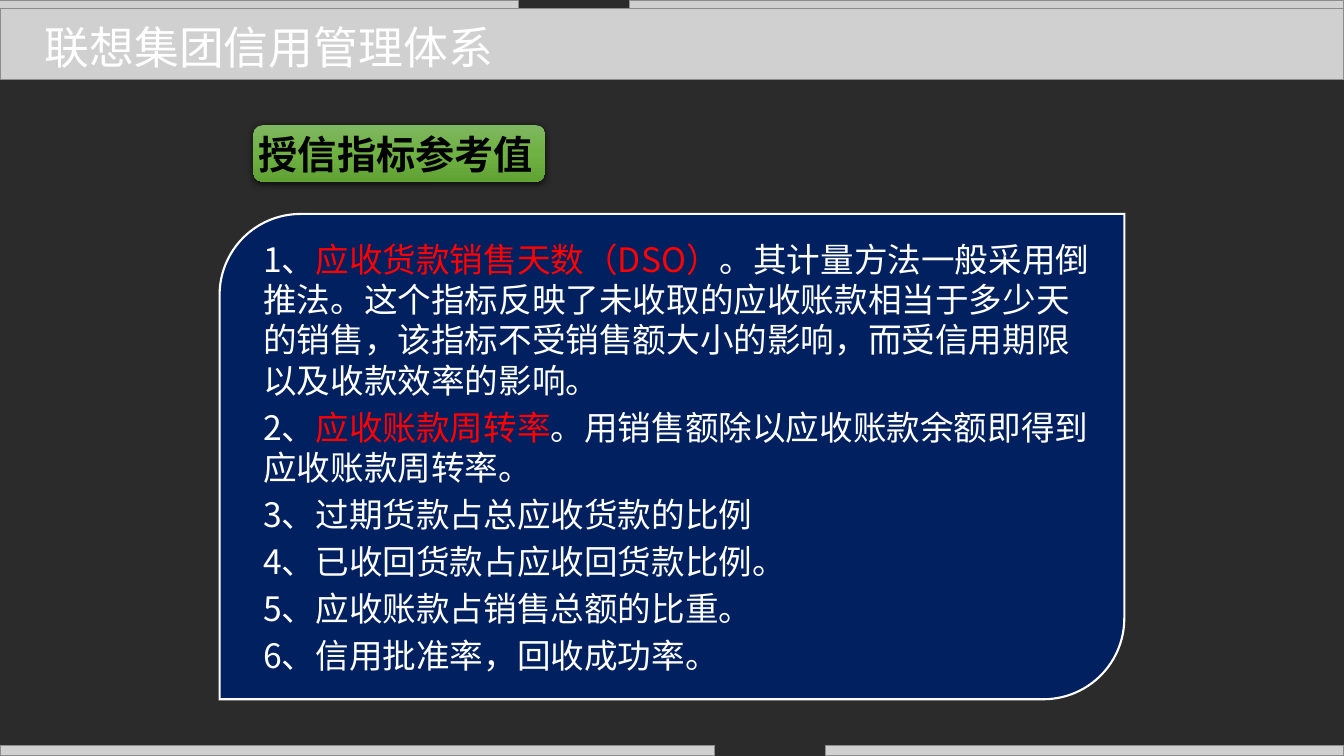
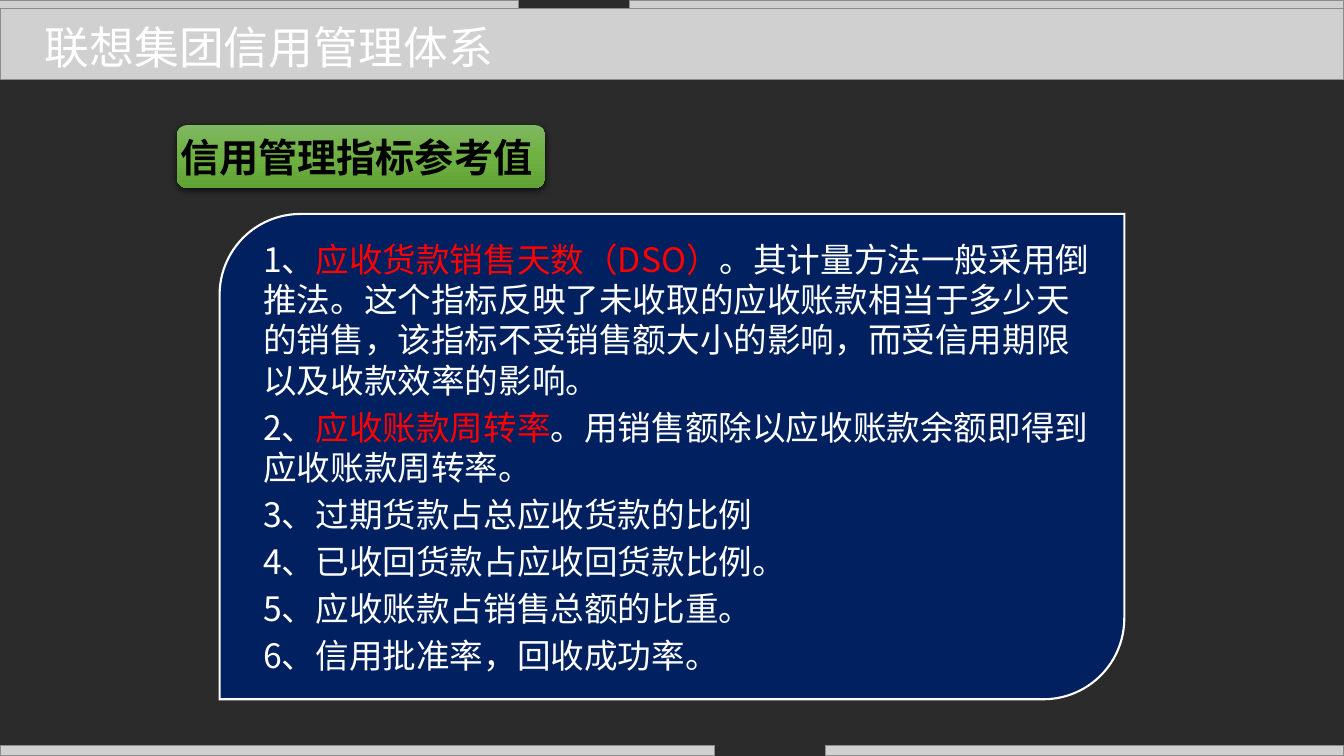
Before and after one commit to zhangjianzhang/internet_credit, a slide deck: slide 68 of files/slides/lecture_8.pptx (slide 73 before the commit). Drawn at 1344x756 pixels with LibreOffice and Linux fonts; fonts in the diff are those of the drawing; grey boxes stand for pictures; background and template pictures are left out; a plain dark background stands for a picture behind light text. Boxes give left, top, right and bottom in pixels: in the first picture for what was removed or moved away, otherwise in the second. Text is boxed around its words. In the diff, an @@ line names an element or a change of style, - is before the commit and + after.

```diff
--- a/files/slides/lecture_8.pptx
+++ b/files/slides/lecture_8.pptx
@@ rounded rectangle "信用管理指标参考值": place and size @@
-rounded rectangle "信用管理指标参考值" at <box>253,125,545,181</box>
+rounded rectangle "信用管理指标参考值" at <box>176,125,545,188</box>
@@ text in rounded rectangle at <box>180,138,532,176</box>: text changed @@
-授信指标参考值
+信用管理指标参考值
```
Also in this commit, not shown: 10 other slides changed, 5 slides removed, 10 other files.
